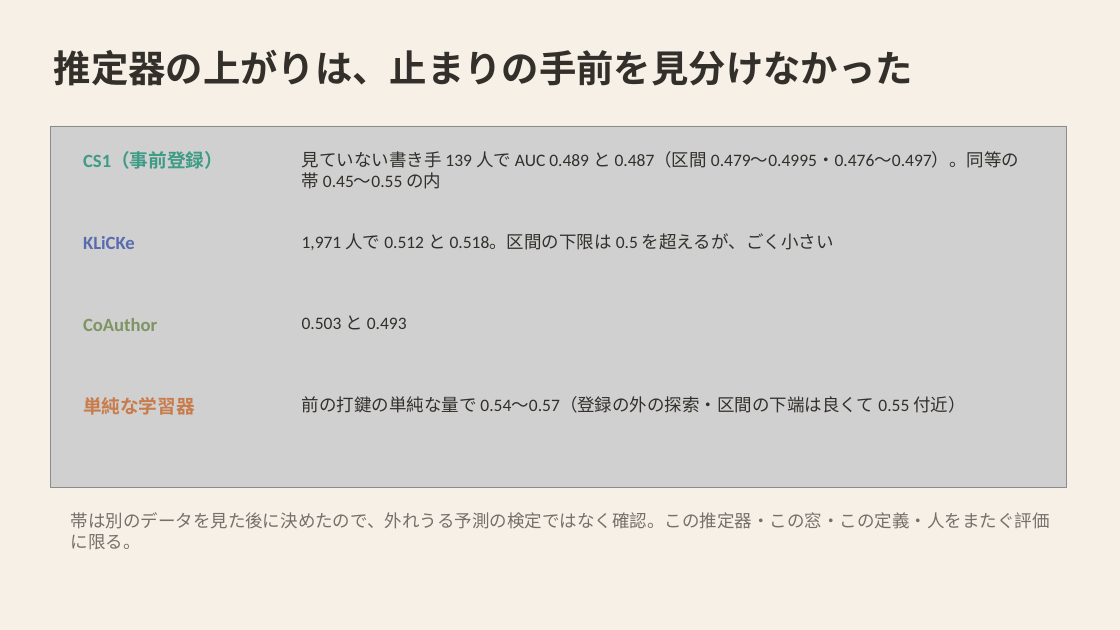
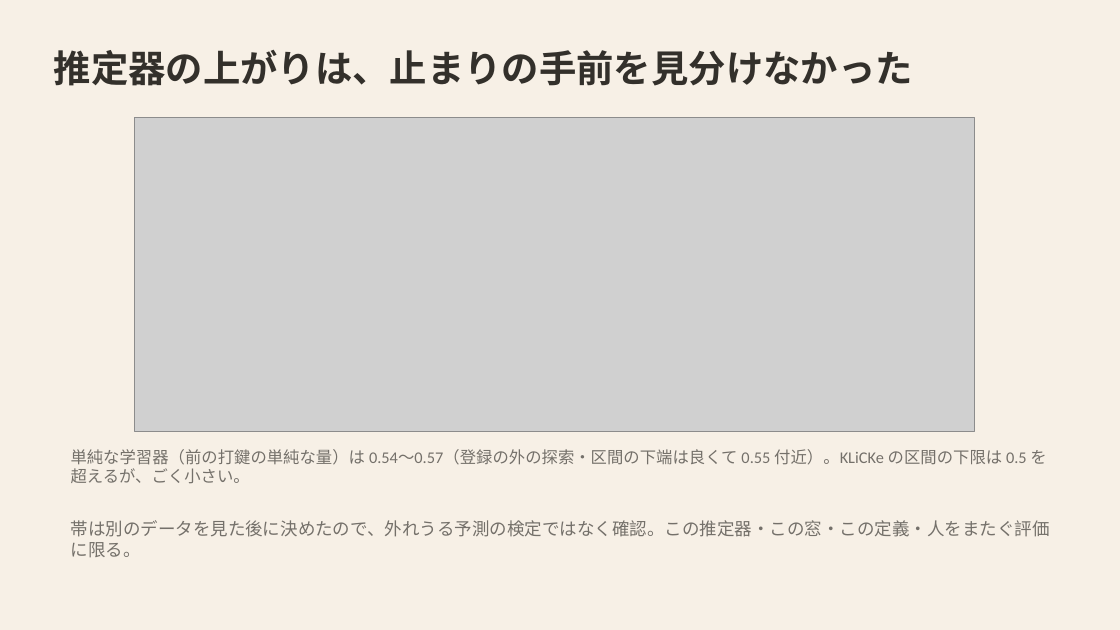
Before and after one commit to mikotomiura/GSE-prototype, a slide deck: slide 6 of docs/slides/project-overview/GSE_project_findings.pptx. Drawn at 1120x630 pixels with LibreOffice and Linux fonts; fonts in the diff are those of the drawing; grey boxes stand for pictures. Boxes give left, top, right and bottom in pixels: in the first picture for what was removed or moved away, otherwise in the second. Text is boxed around its words. In the diff, an @@ line names an element or a change of style, - is before the commit and + after.

```diff
--- a/docs/slides/project-overview/GSE_project_findings.pptx
+++ b/docs/slides/project-overview/GSE_project_findings.pptx
@@ picture: place and size @@
-picture at bbox=[50, 126, 1067, 487]
+picture at bbox=[134, 118, 975, 431]
@@ text removed at bbox=[83, 152, 223, 169] @@
-CS1（事前登録）
@@ text removed at bbox=[302, 151, 1019, 189] @@
-見ていない書き手 139 人で AUC 0.489 と 0.487（区間 0.479〜0.4995・0.476〜0.497）。同等の帯 0.45〜0.55 の内
@@ text removed at bbox=[83, 236, 135, 249] @@
-KLiCKe
@@ text removed at bbox=[302, 233, 834, 250] @@
-1,971 人で 0.512 と 0.518。区間の下限は 0.5 を超えるが、ごく小さい
@@ text removed at bbox=[83, 318, 157, 331] @@
-CoAuthor
@@ text removed at bbox=[302, 315, 407, 330] @@
-0.503 と 0.493
@@ text removed at bbox=[83, 397, 195, 415] @@
-単純な学習器
@@ text at bbox=[71, 449, 1046, 483]: text changed; size 15 to 14 pt; text colour #33302B to #74706A @@
-前の打鍵の単純な量で 0.54〜0.57（登録の外の探索・区間の下端は良くて 0.55 付近）
+単純な学習器（前の打鍵の単純な量）は 0.54〜0.57（登録の外の探索・区間の下端は良くて 0.55 付近）。KLiCKe の区間の下限は 0.5 を超えるが、ごく小さい。
@@ text "帯は別のデータを見た後に決めたので、外れうる予測の検定ではなく確認。この推定器・この窓・この定義・人をまたぐ評価に限る。": place and size @@
-text "帯は別のデータを見た後に決めたので、外れうる予測の検定ではなく確認。この推定器・この窓・この定義・人をまたぐ評価に限る。" at bbox=[71, 512, 1050, 549]
+text "帯は別のデータを見た後に決めたので、外れうる予測の検定ではなく確認。この推定器・この窓・この定義・人をまたぐ評価に限る。" at bbox=[71, 520, 1050, 557]
```
Also in this commit, not shown: 1 other slide changed, 2 slides added, 20 other files.
